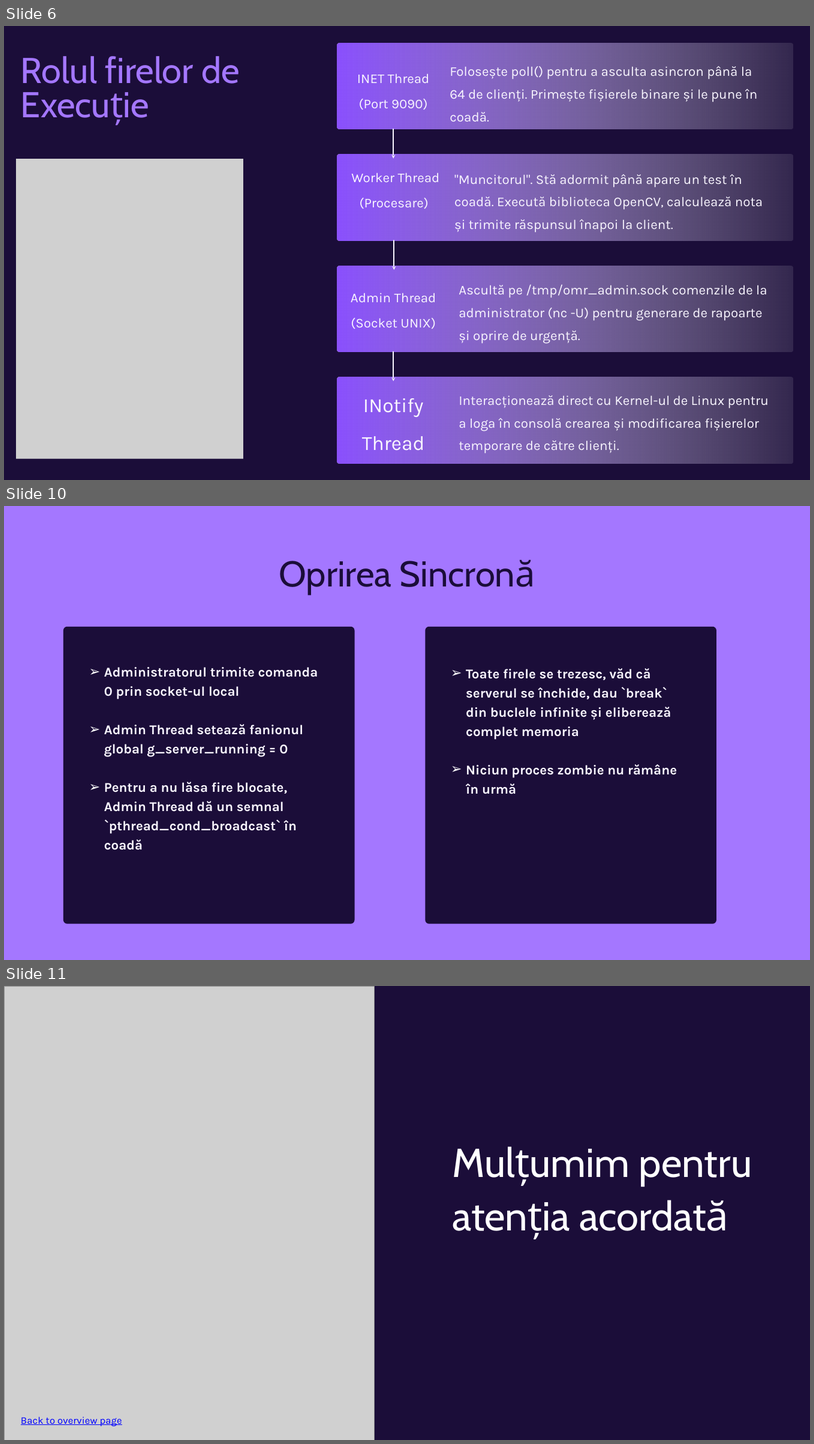
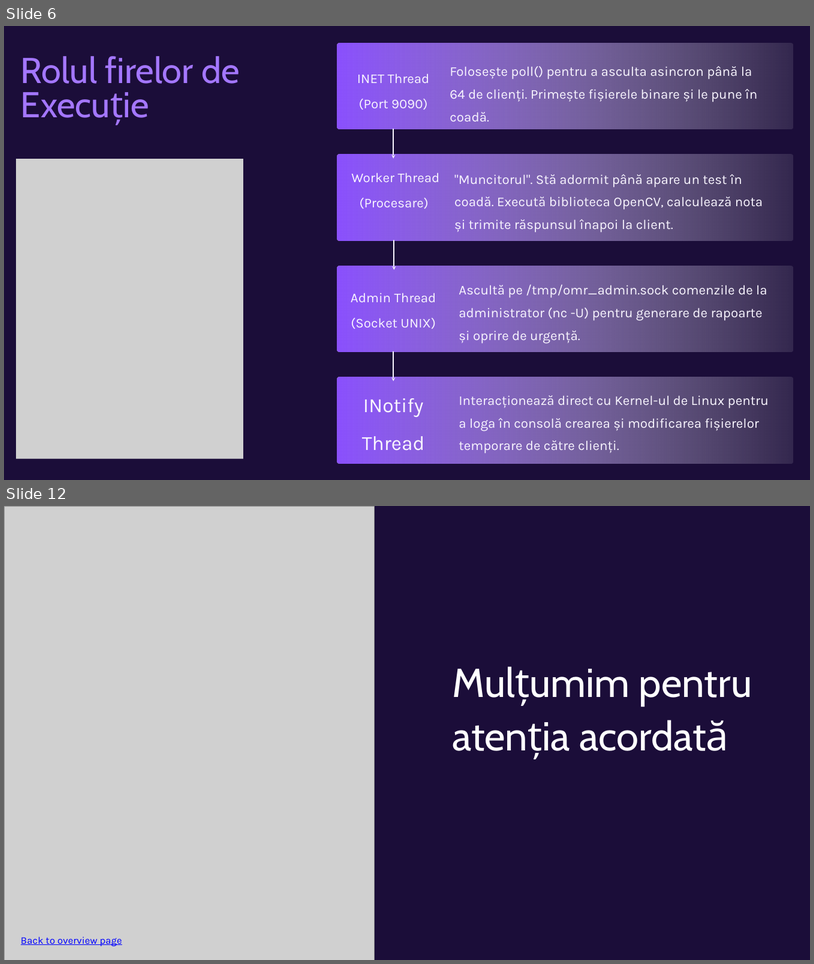
Before and after one commit to Nicu-2004/proiectpcd, a slide deck: PrezentarePCD.pptx. Shown one above the other, each under a label of ours: slides 6, 10 and 11 before the commit, slides 6 and 12 after it; the slides between them are not shown. The pictures are 814x1444 and 814x964 pixels, drawn with LibreOffice and Linux fonts; fonts in the diff are those of the drawing; grey boxes stand for pictures; background and template pictures are left out. Boxes give left, top, right and bottom in pixels: in the first picture for what was removed or moved away, otherwise in the second. Text is boxed around its words. In the diff, an @@ line names an element or a change of style, - is before the commit and + after.

```diff
--- a/PrezentarePCD.pptx
+++ b/PrezentarePCD.pptx
@@ slide 10 removed at [4, 506, 810, 960], background picture (left out) @@
@@ text removed at [279, 559, 536, 595] @@
-Oprirea Sincronă
@@ freeform shape removed at [63, 627, 355, 924] @@
@@ freeform shape removed at [425, 627, 717, 924] @@
@@ text removed at [104, 667, 318, 850] @@
-➢ Administratorul trimite comanda 0 prin socket-ul local
-➢ Admin Thread setează fanionul global g_server_running = 0
-➢ Pentru a nu lăsa fire blocate, Admin Thread dă un semnal `pthread_cond_broadcast` în coadă
@@ text removed at [466, 668, 677, 794] @@
-➢ Toate firele se trezesc, văd că serverul se închide, dau `break` din buclele infinite și eliberează complet memoria
-➢ Niciun proces zombie nu rămâne în urmă
@@ what was slide 11 is now slide 12 @@
```
Also in this commit, not shown: 5 slides changed, 2 slides added.
